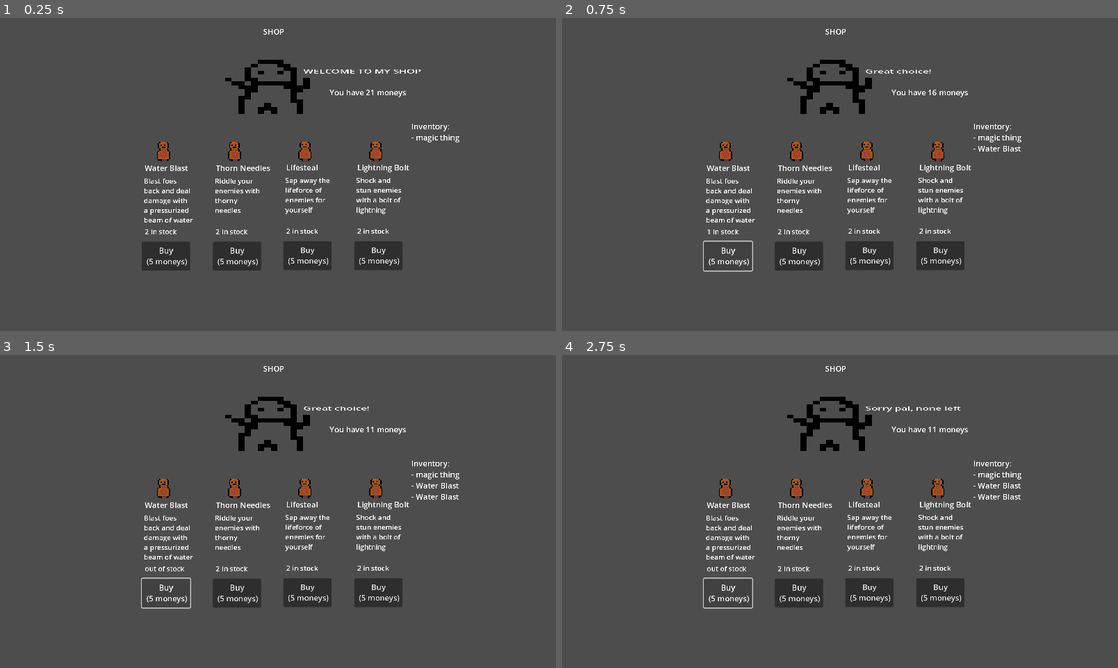
Above: before the commit, frames 1-4 (two rows, left to right).
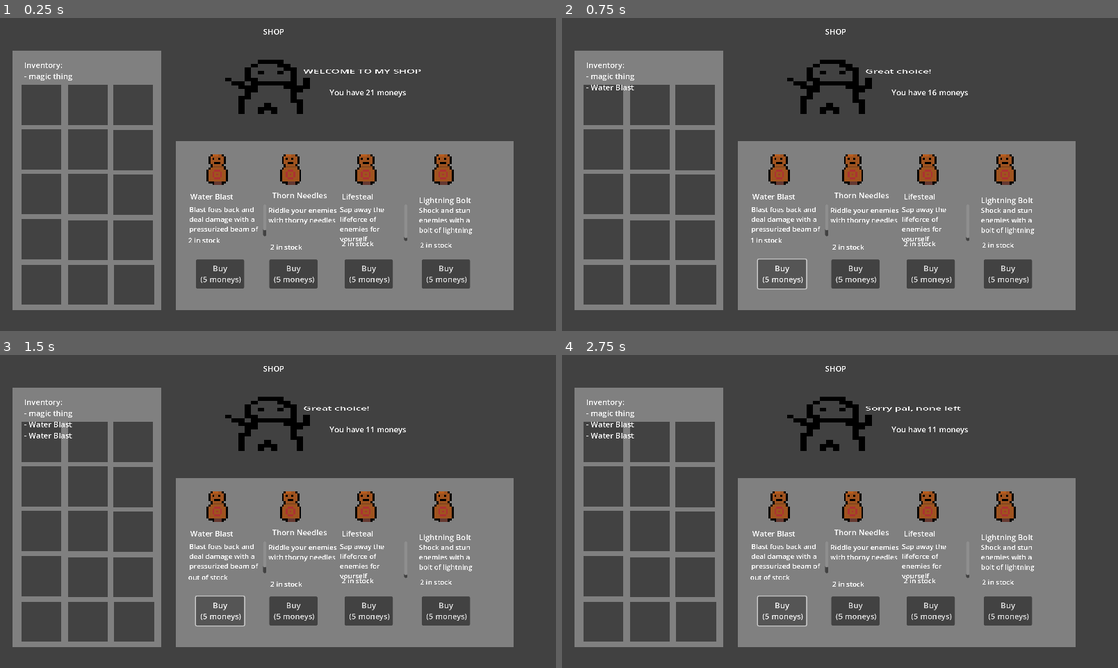
Above: after the commit, the same moments.

Repository: CoderXam/UntitledGameJame104
Game: Godot game, scene res://Scenes/shop/shop_scene.tscn
Same seed, same stepped clock (60 frames per second), same inputs: the game is played once before the commit and once after it.
Inputs:
- Up to frame 1 (0.25 s): no input
- Up to frame 2 (0.75 s): click "Buy (5 moneys)" at 0.5 s
- Up to frame 3 (1.5 s): click "Buy (5 moneys)" at 1.25 s
- Up to frame 4 (2.75 s): click "Buy (5 moneys)" at 2 s

The runs differ from the first frame. In frame 1, 39% of the frame differs, in the area x 2-93%, y 10-94%; in frame 2, 39%; in frame 3, 39%; in frame 4, 39%.

Commit message:
made shop look better

Diff:
--- a/Scenes/shop/shop_scene.tscn
+++ b/Scenes/shop/shop_scene.tscn
@@ -1,18 +1,132 @@
-[gd_scene load_steps=4 format=3 uid="uid://ctl8ju1py7w3o"]
+[gd_scene load_steps=7 format=3 uid="uid://ctl8ju1py7w3o"]
 
 [ext_resource type="Script" path="res://Scenes/shop/shop_scene.gd" id="1_2nlhh"]
 [ext_resource type="Texture2D" uid="uid://dc1qc31iporqm" path="res://Sprites/testdummy.png" id="2_eub30"]
 [ext_resource type="Texture2D" uid="uid://bwdx36ilblc7j" path="res://Sprites/TestPlayerSprite.png" id="3_6yepq"]
 
+[sub_resource type="QuadMesh" id="QuadMesh_i076y"]
+
+[sub_resource type="QuadMesh" id="QuadMesh_sc53u"]
+
+[sub_resource type="QuadMesh" id="QuadMesh_cq37w"]
+
 [node name="ShopScene" type="Node2D"]
 scale = Vector2(0.5, 0.5)
 script = ExtResource("1_2nlhh")
 
+[node name="Background" type="MeshInstance2D" parent="."]
+modulate = Color(0.255659, 0.255659, 0.255659, 1)
+position = Vector2(576, 324)
+scale = Vector2(1152, 648)
+mesh = SubResource("QuadMesh_i076y")
+
+[node name="Shelf" type="MeshInstance2D" parent="."]
+modulate = Color(0.501407, 0.501406, 0.501406, 1)
+position = Vector2(714, 430)
+scale = Vector2(700, 350)
+mesh = SubResource("QuadMesh_sc53u")
+
+[node name="Inventory2" type="MeshInstance2D" parent="."]
+modulate = Color(0.501407, 0.501406, 0.501406, 1)
+position = Vector2(180, 336.5)
+scale = Vector2(308, 537)
+mesh = SubResource("QuadMesh_sc53u")
+
+[node name="MeshInstance2D" type="MeshInstance2D" parent="Inventory2"]
+modulate = Color(0.513233, 0.513233, 0.513233, 1)
+position = Vector2(-0.305195, 0.401304)
+scale = Vector2(0.268831, 0.154334)
+mesh = SubResource("QuadMesh_cq37w")
+
+[node name="MeshInstance2D4" type="MeshInstance2D" parent="Inventory2"]
+modulate = Color(0.513233, 0.513233, 0.513233, 1)
+position = Vector2(-0.305195, 0.226257)
+scale = Vector2(0.268831, 0.154334)
+mesh = SubResource("QuadMesh_cq37w")
+
+[node name="MeshInstance2D5" type="MeshInstance2D" parent="Inventory2"]
+modulate = Color(0.513233, 0.513233, 0.513233, 1)
+position = Vector2(0.00649351, 0.229981)
+scale = Vector2(0.268831, 0.154334)
+mesh = SubResource("QuadMesh_cq37w")
+
+[node name="MeshInstance2D6" type="MeshInstance2D" parent="Inventory2"]
+modulate = Color(0.513233, 0.513233, 0.513233, 1)
+position = Vector2(0.311688, 0.229981)
+scale = Vector2(0.268831, 0.154334)
+mesh = SubResource("QuadMesh_cq37w")
+
+[node name="MeshInstance2D7" type="MeshInstance2D" parent="Inventory2"]
+modulate = Color(0.513233, 0.513233, 0.513233, 1)
+position = Vector2(-0.305195, 0.0512104)
+scale = Vector2(0.268831, 0.154334)
+mesh = SubResource("QuadMesh_cq37w")
+
+[node name="MeshInstance2D8" type="MeshInstance2D" parent="Inventory2"]
+modulate = Color(0.513233, 0.513233, 0.513233, 1)
+position = Vector2(0.00649351, 0.0512104)
+scale = Vector2(0.268831, 0.154334)
+mesh = SubResource("QuadMesh_cq37w")
+
+[node name="MeshInstance2D9" type="MeshInstance2D" parent="Inventory2"]
+modulate = Color(0.513233, 0.513233, 0.513233, 1)
+position = Vector2(0.311688, 0.0549348)
+scale = Vector2(0.268831, 0.154334)
+mesh = SubResource("QuadMesh_cq37w")
+
+[node name="MeshInstance2D10" type="MeshInstance2D" parent="Inventory2"]
+modulate = Color(0.513233, 0.513233, 0.513233, 1)
+position = Vector2(-0.305195, -0.120112)
+scale = Vector2(0.268831, 0.154334)
+mesh = SubResource("QuadMesh_cq37w")
+
+[node name="MeshInstance2D11" type="MeshInstance2D" parent="Inventory2"]
+modulate = Color(0.513233, 0.513233, 0.513233, 1)
+position = Vector2(0.00649345, -0.120112)
+scale = Vector2(0.268831, 0.154334)
+mesh = SubResource("QuadMesh_cq37w")
+
+[node name="MeshInstance2D12" type="MeshInstance2D" parent="Inventory2"]
+modulate = Color(0.513233, 0.513233, 0.513233, 1)
+position = Vector2(0.311688, -0.116387)
+scale = Vector2(0.268831, 0.154334)
+mesh = SubResource("QuadMesh_cq37w")
+
+[node name="MeshInstance2D13" type="MeshInstance2D" parent="Inventory2"]
+modulate = Color(0.513233, 0.513233, 0.513233, 1)
+position = Vector2(-0.305195, -0.291434)
+scale = Vector2(0.268831, 0.154334)
+mesh = SubResource("QuadMesh_cq37w")
+
+[node name="MeshInstance2D14" type="MeshInstance2D" parent="Inventory2"]
+modulate = Color(0.513233, 0.513233, 0.513233, 1)
+position = Vector2(0.00649345, -0.291434)
+scale = Vector2(0.268831, 0.154334)
+mesh = SubResource("QuadMesh_cq37w")
+
+[node name="MeshInstance2D15" type="MeshInstance2D" parent="Inventory2"]
+modulate = Color(0.513233, 0.513233, 0.513233, 1)
+position = Vector2(0.311688, -0.291434)
+scale = Vector2(0.268831, 0.154334)
+mesh = SubResource("QuadMesh_cq37w")
+
+[node name="MeshInstance2D2" type="MeshInstance2D" parent="Inventory2"]
+modulate = Color(0.513233, 0.513233, 0.513233, 1)
+position = Vector2(0.00649347, 0.401304)
+scale = Vector2(0.268831, 0.154334)
+mesh = SubResource("QuadMesh_cq37w")
+
+[node name="MeshInstance2D3" type="MeshInstance2D" parent="Inventory2"]
+modulate = Color(0.513233, 0.513233, 0.513233, 1)
+position = Vector2(0.318182, 0.401304)
+scale = Vector2(0.268831, 0.154334)
+mesh = SubResource("QuadMesh_cq37w")
+
 [node name="rune1" type="TextureRect" parent="."]
-offset_left = 320.0
-offset_top = 257.0
-offset_right = 360.0
-offset_bottom = 297.0
+offset_left = 420.0
+offset_top = 282.0
+offset_right = 484.0
+offset_bottom = 346.0
 texture = ExtResource("2_eub30")
 
 [node name="buy" type="Button" parent="rune1"]
@@ -32,35 +146,35 @@
 
 [node name="description" type="RichTextLabel" parent="rune1"]
 layout_mode = 0
-offset_left = -22.0
-offset_top = 70.0
-offset_right = 93.0
-offset_bottom = 209.0
+offset_left = -28.0
+offset_top = 104.0
+offset_right = 150.0
+offset_bottom = 177.0
 scale = Vector2(0.9, 0.9)
 text = "descrption: lorem ipsum skibidi bap mmmmmm "
 
 [node name="name" type="RichTextLabel" parent="rune1"]
 layout_mode = 0
-offset_left = -20.0
-offset_top = 42.0
-offset_right = 114.0
-offset_bottom = 82.0
+offset_left = -26.0
+offset_top = 76.0
+offset_right = 108.0
+offset_bottom = 116.0
 text = "name"
 
 [node name="stock" type="RichTextLabel" parent="rune1"]
 layout_mode = 0
-offset_left = -20.0
-offset_top = 175.0
-offset_right = 108.0
-offset_bottom = 215.0
+offset_left = -30.0
+offset_top = 168.0
+offset_right = 98.0
+offset_bottom = 208.0
 scale = Vector2(0.9, 0.9)
 text = "1 In stock"
 
 [node name="rune2" type="TextureRect" parent="."]
-offset_left = 467.0
-offset_top = 257.0
-offset_right = 507.0
-offset_bottom = 297.0
+offset_left = 572.0
+offset_top = 282.0
+offset_right = 636.0
+offset_bottom = 346.0
 texture = ExtResource("2_eub30")
 
 [node name="buy" type="Button" parent="rune2"]
@@ -80,35 +194,35 @@
 
 [node name="description" type="RichTextLabel" parent="rune2"]
 layout_mode = 0
-offset_left = -22.0
-offset_top = 70.0
-offset_right = 93.0
-offset_bottom = 209.0
+offset_left = -16.0
+offset_top = 106.0
+offset_right = 160.0
+offset_bottom = 195.0
 scale = Vector2(0.9, 0.9)
 text = "descrption: lorem ipsum skibidi bap mmmmmm "
 
 [node name="name" type="RichTextLabel" parent="rune2"]
 layout_mode = 0
-offset_left = -20.0
-offset_top = 42.0
-offset_right = 117.0
-offset_bottom = 82.0
+offset_left = -8.0
+offset_top = 74.0
+offset_right = 129.0
+offset_bottom = 114.0
 text = "name"
 
 [node name="stock" type="RichTextLabel" parent="rune2"]
 layout_mode = 0
-offset_left = -20.0
-offset_top = 175.0
-offset_right = 92.0
-offset_bottom = 215.0
+offset_left = -12.0
+offset_top = 182.0
+offset_right = 100.0
+offset_bottom = 222.0
 scale = Vector2(0.9, 0.9)
 text = "1 In stock"
 
 [node name="rune3" type="TextureRect" parent="."]
-offset_left = 613.0
-offset_top = 256.0
-offset_right = 653.0
-offset_bottom = 296.0
+offset_left = 728.0
+offset_top = 282.0
+offset_right = 792.0
+offset_bottom = 346.0
 texture = ExtResource("2_eub30")
 
 [node name="buy" type="Button" parent="rune3"]
@@ -128,19 +242,19 @@
 
 [node name="description" type="RichTextLabel" parent="rune3"]
 layout_mode = 0
-offset_left = -22.0
-offset_top = 70.0
-offset_right = 93.0
-offset_bottom = 209.0
+offset_left = -24.0
+offset_top = 104.0
+offset_right = 132.0
+offset_bottom = 188.0
 scale = Vector2(0.9, 0.9)
 text = "descrption: lorem ipsum skibidi bap mmmmmm"
 
 [node name="name" type="RichTextLabel" parent="rune3"]
 layout_mode = 0
 offset_left = -20.0
-offset_top = 42.0
+offset_top = 76.0
 offset_right = 133.0
-offset_bottom = 82.0
+offset_bottom = 116.0
 text = "name"
 
 [node name="stock" type="RichTextLabel" parent="rune3"]
@@ -153,10 +267,10 @@
 text = "1 In stock"
 
 [node name="rune4" type="TextureRect" parent="."]
-offset_left = 760.0
-offset_top = 256.0
-offset_right = 800.0
-offset_bottom = 296.0
+offset_left = 888.0
+offset_top = 282.0
+offset_right = 952.0
+offset_bottom = 346.0
 texture = ExtResource("2_eub30")
 
 [node name="buy" type="Button" parent="rune4"]
@@ -176,27 +290,27 @@
 
 [node name="description" type="RichTextLabel" parent="rune4"]
 layout_mode = 0
-offset_left = -22.0
-offset_top = 70.0
-offset_right = 93.0
-offset_bottom = 209.0
+offset_left = -20.0
+offset_top = 106.0
+offset_right = 131.0
+offset_bottom = 177.0
 scale = Vector2(0.9, 0.9)
 text = "descrption: lorem ipsum skibidi bap mmmmmm "
 
 [node name="name" type="RichTextLabel" parent="rune4"]
 layout_mode = 0
 offset_left = -20.0
-offset_top = 42.0
-offset_right = 167.0
-offset_bottom = 82.0
+offset_top = 84.0
+offset_right = 108.0
+offset_bottom = 124.0
 text = "name"
 
 [node name="stock" type="RichTextLabel" parent="rune4"]
 layout_mode = 0
-offset_left = -20.0
-offset_top = 175.0
-offset_right = 156.0
-offset_bottom = 215.0
+offset_left = -18.0
+offset_top = 178.0
+offset_right = 158.0
+offset_bottom = 218.0
 scale = Vector2(0.9, 0.9)
 text = "1 In stock"
 
@@ -228,10 +342,10 @@
 text = "You have 1 morbillion $$$"
 
 [node name="Inventory" type="RichTextLabel" parent="."]
-offset_left = 852.0
-offset_top = 213.0
-offset_right = 1140.0
-offset_bottom = 485.0
+offset_left = 50.0
+offset_top = 86.0
+offset_right = 206.0
+offset_bottom = 298.0
 text = "Inventory:
 A thing
 Another thing
